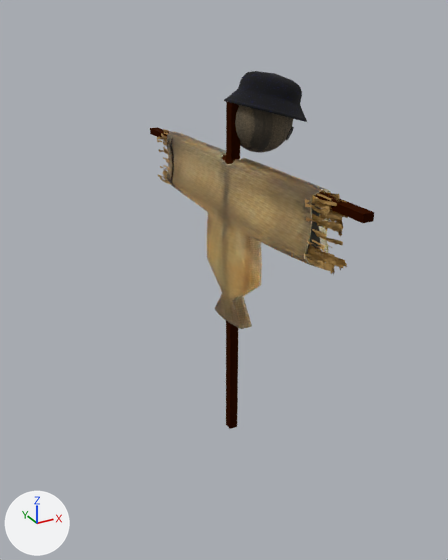
An edit to the Blender file Modelos e Artes 3D/Decorações 3D/Modelos Fazenda/Espantalho/espantalho.blend, drawn before and after from the same camera.
Camera for both pictures: a 50 mm camera at (-3.6, -6.31, 5.43) aimed at (0.53, 1.19, 1.67). Lighting does not change. The marker at lower left points along +X, +Y and +Z.

Objects in the first picture: 'Straw_segments', 'Straw_segments.001', 'botao', 'cabeca', 'chapeu', 'haste', 'roupa'.
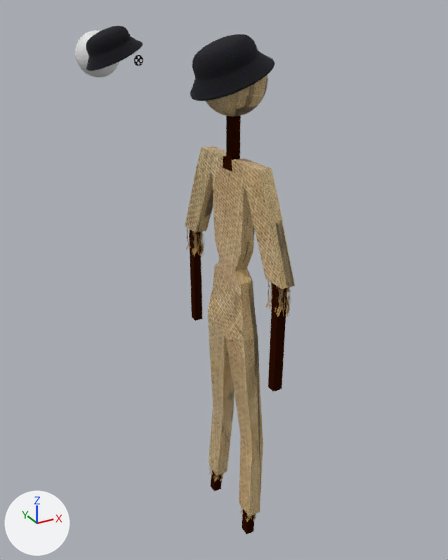
What differs and where, as boxes [x1, y1, x2, y2] in the pictures (448 x 560 px):
'Cube', added (brown)
    after: [185, 146, 295, 516]
'roupa', deleted
    before: [166, 131, 331, 329]
'chapeu', reshaped, moved, turned
    before: [224, 71, 307, 122]
    after: [190, 34, 275, 117]
'haste', reshaped (56% narrower, 28% taller)
    before: [150, 102, 374, 429]
    after: [189, 116, 287, 534]
'Straw_segments', moved, turned, rescaled
    before: [305, 190, 348, 275]
    after: [266, 280, 291, 316]
'cabeca', deleted
    before: [235, 105, 293, 153]
'chapeu.001', added
    after: [86, 26, 143, 71]
'Sphere.001', added
    after: [75, 30, 119, 77]
'Straw_segments.001', hidden
    before: [157, 129, 175, 187]
'Straw_segments.002', added
    after: [186, 228, 204, 256]
'botao.002', added
    after: [134, 55, 143, 66]
'Straw_segments.004', added
    after: [209, 464, 224, 481]
'Straw_segments.003', added
    after: [240, 507, 256, 522]
'botao', hidden
    before: [286, 127, 294, 140]
part 2 of me_cube_003, built on
    before: [226, 321, 238, 429]
    after: [189, 116, 287, 534]
part 3 of me_cube_003, deleted (black)
    before: [231, 160, 374, 223]
part 4 of me_cube_003, deleted
    before: [150, 127, 226, 162]

Edits to the bpy script that builds the scene:
```text
Change me_circle_001:
    used by ob_chapeu; location = (0.43, 0.0, 4.31); rotation_euler = (0.0, 0.275, 0.0), in degrees (0, 16, 0); scale = (0.507, 0.494, 0.636)
    remove me_circle_001.from_pydata(...)  # 3169 vertices, 3168 faces; spans x -0.99..0.99, y -0.99..0.99, z 0.0..0.69
    add me_circle_001.from_pydata(...)  # 4280 vertices, 4688 faces; spans x -0.71..1.28, y -0.99..0.99, z -0.06..1.26
    me_circle_001 part 1: 3169 vertices removed from x -0.99..0.99, y -0.99..0.99, z 0.0..0.69; 4280 vertices added at x -0.71..1.28, y -0.99..0.99, z -0.06..1.26
    add me_circle_001.materials.append(mat_material_001)  # picture img_tecido_png_001
    add me_circle_001.materials.append(mat_eye)  # black #000000
Change me_cube_003:
    used by ob_haste; location = (0.0, 0.0, 2.51); scale = (0.0595, 0.0595, 2.52)
    remove me_cube_003.from_pydata(...)  # 24 vertices, 22 faces; spans x -1.0..1.0, y -40.1..40.1, z -1.0..0.8
    add me_cube_003.from_pydata(...)  # 148 vertices, 146 faces; spans x -1.1..2.4, y -19.0..19.0, z -1.6..0.8
    me_cube_003 part 2: 4 vertices removed from x -1.0..1.0, y -1.0..1.0, z -1.0; 136 vertices added at x -1.1..2.4, y -19.0..19.0, z -1.6..0.6
    me_cube_003 part 3: 4 vertices removed from x -1.0..1.0, y -40.1, z 0.5
    me_cube_003 part 4: 4 vertices removed from x -1.0..1.0, y 40.1, z 0.5
Change ob_botao:
    add ob_botao.hide_set(True)
Remove ob_cabeca:
    ob_cabeca = bpy.data.objects.new('cabeca', me_sphere)
Change ob_chapeu:
    ob_chapeu.location: (0.43, 0.0, 4.31) -> (-0.01, 0.0, 4.3)
    ob_chapeu.rotation_euler: (0.0, 0.275, 0.0) -> (0.0, -0.411, 0.0)  # degrees (0, 16, 0) -> degrees (0, -24, 0)
Remove ob_roupa:
    ob_roupa = bpy.data.objects.new('roupa', me_cube_004)
Change ob_straw_segments:
    ob_straw_segments.location: (-0.09, -1.83, 3.46) -> (-0.05, -1.06, 2.46)
    ob_straw_segments.rotation_euler: (-3.142, -1.571, 0.0) -> (-1.571, -0.0129, -1.571)  # degrees (-180, -90, 0) -> degrees (-90, -0.7, -90)
    ob_straw_segments.scale: (0.0104, 0.108, 0.192) -> (0.0042, 0.108, 0.147)
Change ob_straw_segments_001:
    add ob_straw_segments_001.hide_set(True)
Add ob_straw_segments_004:
    ob_straw_segments_004 = bpy.data.objects.new('Straw_segments.004', me_plane_003)  # 1397 vertices, 521 faces; spans x -37.8..37.9, y -2.1..2.1, z -0.4..1.1; in mat_material_006 (orange #b69051), mat_base (black #000000)
    ob_straw_segments_004.location = (-0.04, 0.47, -1.18)
    ob_straw_segments_004.rotation_euler = (-1.571, -0.0129, -1.571)  # degrees (-90, -0.7, -90)
    ob_straw_segments_004.scale = (0.00339, 0.0675, 0.141)
Add ob_straw_segments_003:
    ob_straw_segments_003 = bpy.data.objects.new('Straw_segments.003', me_plane_002)  # 1397 vertices, 521 faces; spans x -37.8..37.9, y -2.1..2.1, z -0.4..1.1; in mat_material_006 (orange #b69051), mat_base (black #000000)
    ob_straw_segments_003.location = (-0.02, -0.47, -1.18)
    ob_straw_segments_003.rotation_euler = (-1.571, -0.0129, -1.571)  # degrees (-90, -0.7, -90)
    ob_straw_segments_003.scale = (0.00339, 0.0675, 0.141)
Add ob_straw_segments_002:
    ob_straw_segments_002 = bpy.data.objects.new('Straw_segments.002', me_plane_004.copy())  # the mesh of ob_straw_segments
    ob_straw_segments_002.location = (-0.05, 1.05, 2.46)
    ob_straw_segments_002.rotation_euler = (-1.571, -0.0129, -1.571)  # degrees (-90, -0.7, -90)
    ob_straw_segments_002.scale = (0.0042, 0.108, 0.147)
Add ob_sphere_001:
    ob_sphere_001 = bpy.data.objects.new('Sphere.001', me_sphere_002)  # a UV sphere (18 segments, 16 rings, poles along z) spanning x -0.98..0.98, y -1.0..1.0, z -1.0..1.0
    ob_sphere_001.location = (0.04, 4.87, 4.68)
    ob_sphere_001.scale = (0.388, 0.388, 0.388)
Add ob_chapeu_001:
    ob_chapeu_001 = bpy.data.objects.new('chapeu.001', me_circle_004)  # 3169 vertices, 3168 faces; spans x -0.99..0.99, y -0.99..0.99, z 0.0..0.69
    ob_chapeu_001.location = (0.02, 3.96, 4.69)
    ob_chapeu_001.rotation_euler = (0.0, -0.411, 0.0)  # degrees (0, -24, 0)
    ob_chapeu_001.scale = (0.507, 0.494, 0.636)
Add ob_botao_002:
    ob_botao_002 = bpy.data.objects.new('botao.002', me_circle.copy())  # the mesh of ob_botao
    ob_botao_002.location = (0.34, 3.73, 4.64)
    ob_botao_002.rotation_euler = (0.0351, 1.686, 0.657)  # degrees (2, 97, 38)
    ob_botao_002.scale = (0.0862, 0.0862, 0.0991)
Add ob_cube:
    ob_cube = bpy.data.objects.new('Cube', me_cube)  # 225 vertices, 219 faces; spans x -2.55..2.33, y -1.22..1.22, z -8.12..1.0; in mat_material_001 (picture img_tecido_png_001)
    ob_cube.location = (0.04, 0.0, 3.27)
    ob_cube.scale = (0.0583, 1.0, 0.543)
```
